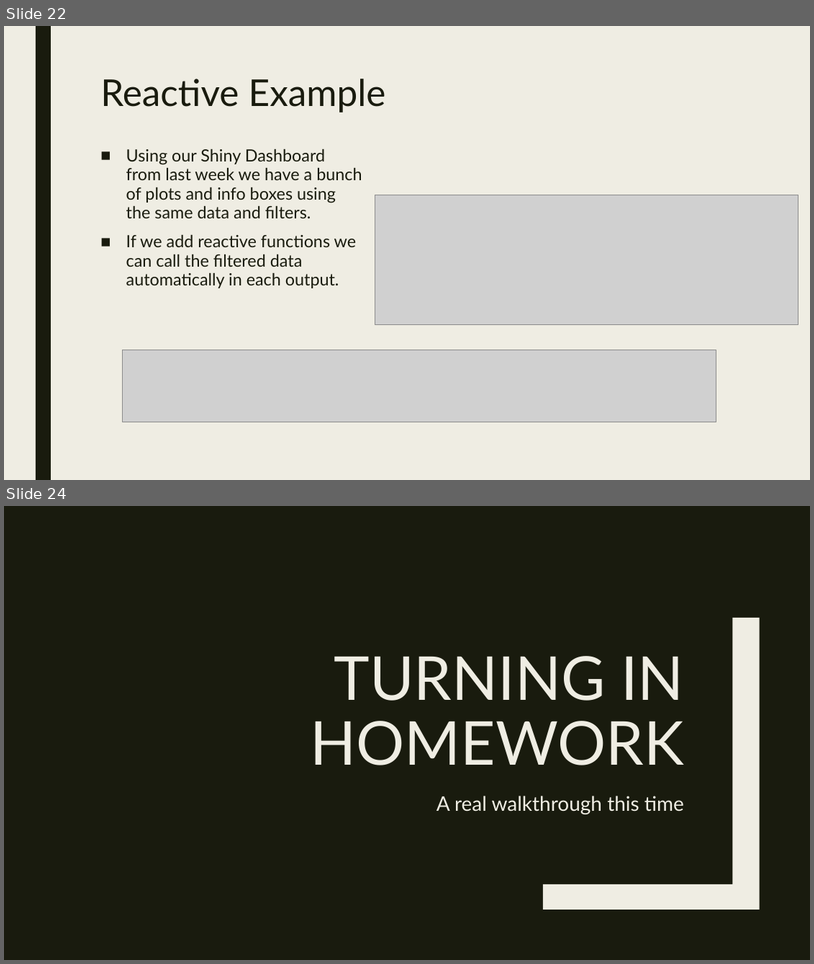
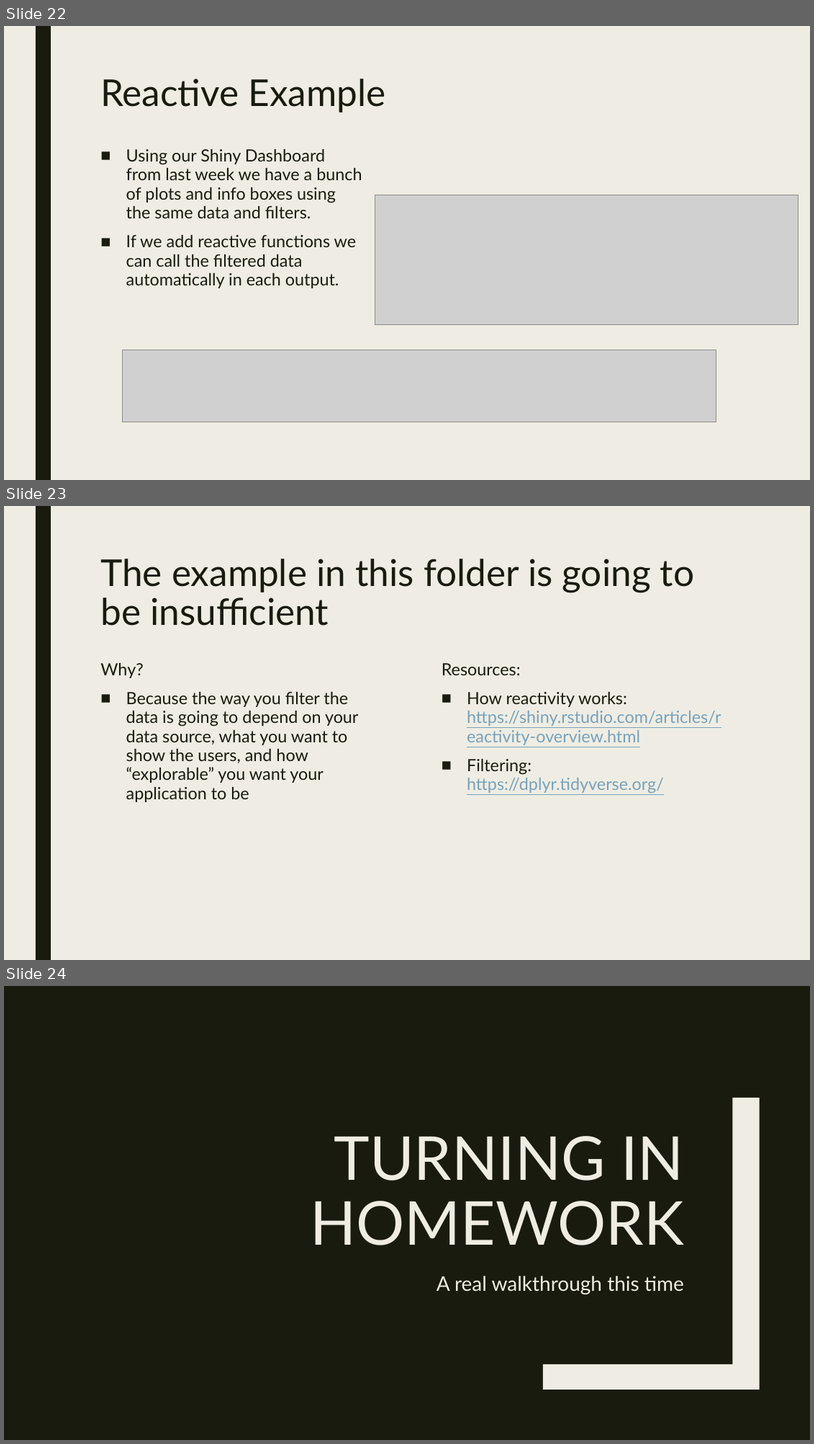
Before and after one commit to RforOperations2018/Class_4, a slide deck: Class_4.pptx. Shown one above the other, each under a label of ours: slides 22 and 24 before the commit, slides 22, 23 and 24 after it; the slides between them are not shown. The pictures are 814x964 and 814x1444 pixels, drawn with LibreOffice and Linux fonts; fonts in the diff are those of the drawing; grey boxes stand for pictures. Boxes give left, top, right and bottom in pixels: in the first picture for what was removed or moved away, otherwise in the second. Text is boxed around its words. In the diff, an @@ line names an element or a change of style, - is before the commit and + after.

Commit message:
Slides

```diff
--- a/Class_4.pptx
+++ b/Class_4.pptx
@@ slide 23 added at (4,506,810,960), background #EFEDE3; not listed: 1 template element that a slide beside it also shows @@
@@ title added at (100,559,694,626), 44 pt, text #191B0E @@
+The example in this folder is going to be insufficient
@@ text added at (100,662,358,802), 20 pt, text #191B0E @@
+Why?
+■ Because the way you filter the data is going to depend on your data source, what you want to show the users, and how “explorable” you want your application to be
@@ text added at (442,663,722,793), 20 pt, text #77A2BB, underline @@
+Resources:
+■ How reactivity works: https://shiny.rstudio.com/articles/reactivity-overview.html
+■ Filtering: https://dplyr.tidyverse.org/
```
Also in this commit, not shown: 1 slide removed.
